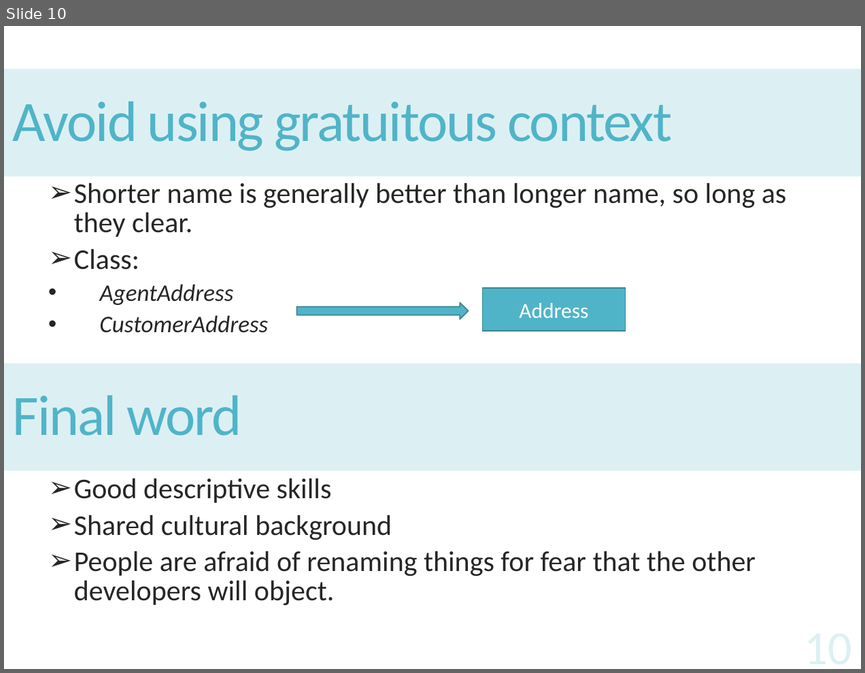
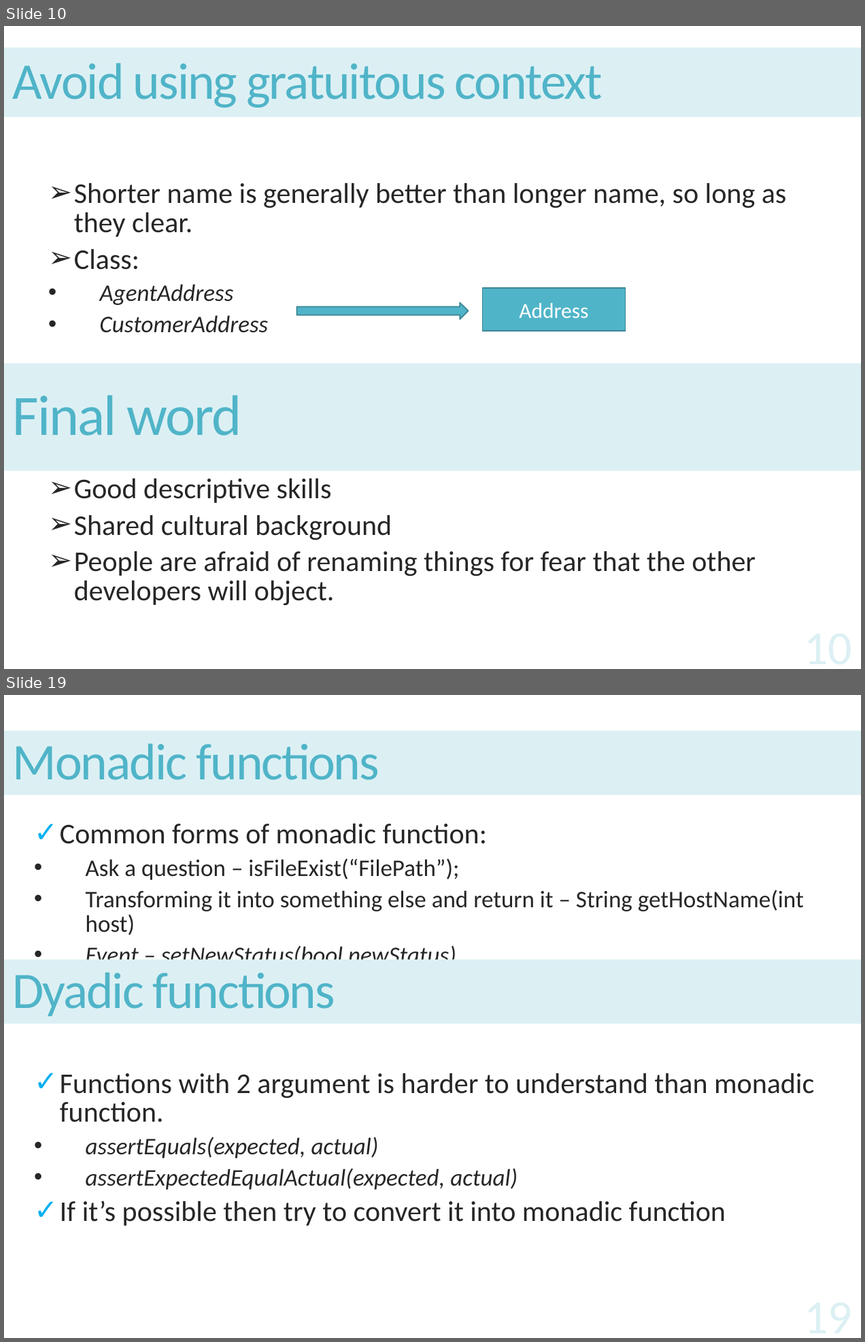
Before and after one commit to Monkey-D-Kid/CleanCode, a slide deck: CleanCode.pptx. Shown one above the other, each under a label of ours: slide 10 before the commit, slides 10 and 19 after it; the slides between them are not shown. The pictures are 865x673 and 865x1342 pixels, drawn with LibreOffice and Linux fonts; fonts in the diff are those of the drawing. Boxes give left, top, right and bottom in pixels: in the first picture for what was removed or moved away, otherwise in the second. Text is boxed around its words. In the diff, an @@ line names an element or a change of style, - is before the commit and + after.

```diff
--- a/CleanCode.pptx
+++ b/CleanCode.pptx
@@ slide 19 added at [4, 695, 861, 1338], background #FFFFFF @@
@@ title added at [4, 731, 861, 795], fill #DCF0F4, 43.2 pt, text #50B4C8 @@
+Monadic functions
@@ text added at [60, 824, 814, 1225], 20 pt, text #262626 @@
+  ✓ Common forms of monadic function:
+    • Ask a question – isFileExist(“FilePath”);
+    • Transforming it into something else and return it – String getHostName(int host)
+    • Event – setNewStatus(bool newStatus)
+  ✓ Functions with 2 argument is harder to understand than monadic function.
+    • assertEquals(expected, actual)
+    • assertExpectedEqualActual(expected, actual)
+  ✓ If it’s possible then try to convert it into monadic function
@@ rectangle added at [4, 959, 861, 1023], fill #DCF0F4, 43 pt, text #50B4C8 @@
+Dyadic functions
@@ slide 10 changed as well @@
@@ title "Avoid using gratuitous context": place and size @@
-title "Avoid using gratuitous context" at [4, 69, 861, 177]
+title "Avoid using gratuitous context" at [4, 48, 861, 117]
@@ title "Avoid using gratuitous context" at [4, 48, 861, 117]: size 48 to 43.2 pt @@
```
Also in this commit, not shown: 8 other slides changed, 18 other slides added, 1 other file.
